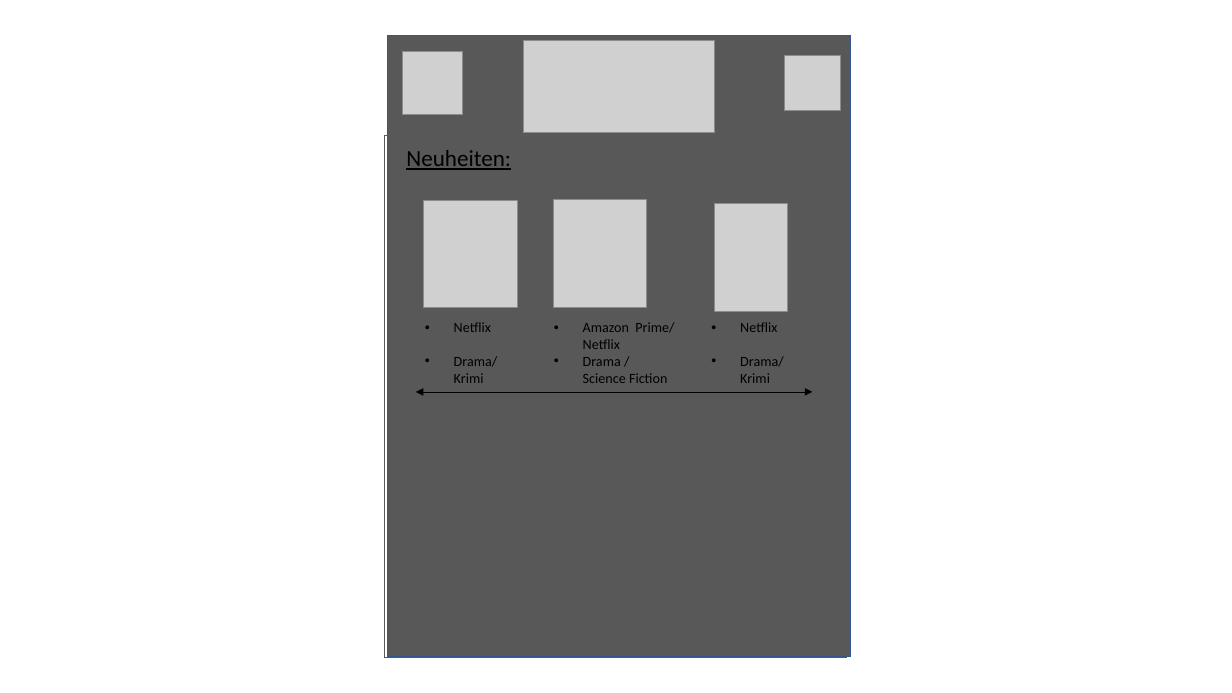
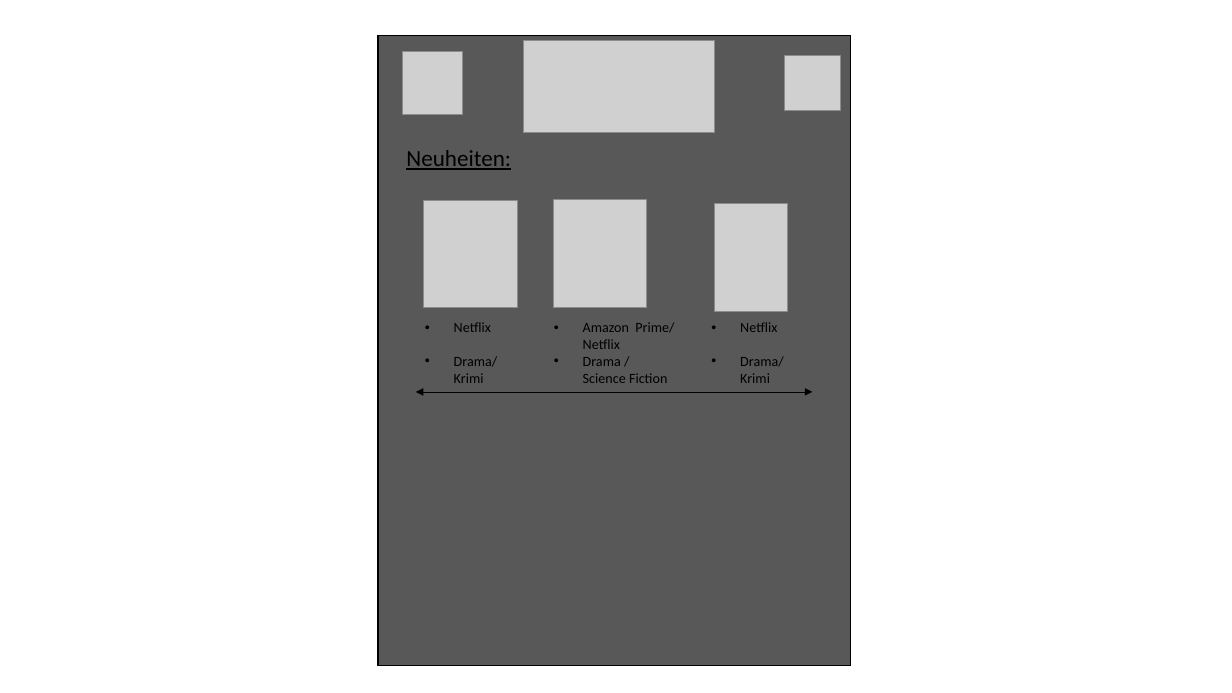
Before and after one commit to abdo643/W2W, a slide deck: slide 1 of App_Vorstellung_Folien.pptx. Drawn at 1232x693 pixels with LibreOffice and Linux fonts; fonts in the diff are those of the drawing; grey boxes stand for pictures; background and template pictures are left out. Boxes give left, top, right and bottom in pixels: in the first picture for what was removed or moved away, otherwise in the second. Text is boxed around its words. In the diff, an @@ line names an element or a change of style, - is before the commit and + after.

```diff
--- a/App_Vorstellung_Folien.pptx
+++ b/App_Vorstellung_Folien.pptx
@@ rectangle: place and size @@
-rectangle at [387, 35, 850, 657]
+rectangle at [378, 35, 850, 665]
@@ rectangle at [378, 35, 850, 665]: outline #325491 1 pt to #000000 1 pt @@
```
Also in this commit, not shown: 1 other slide changed, 2 slides added, 5 other files.
